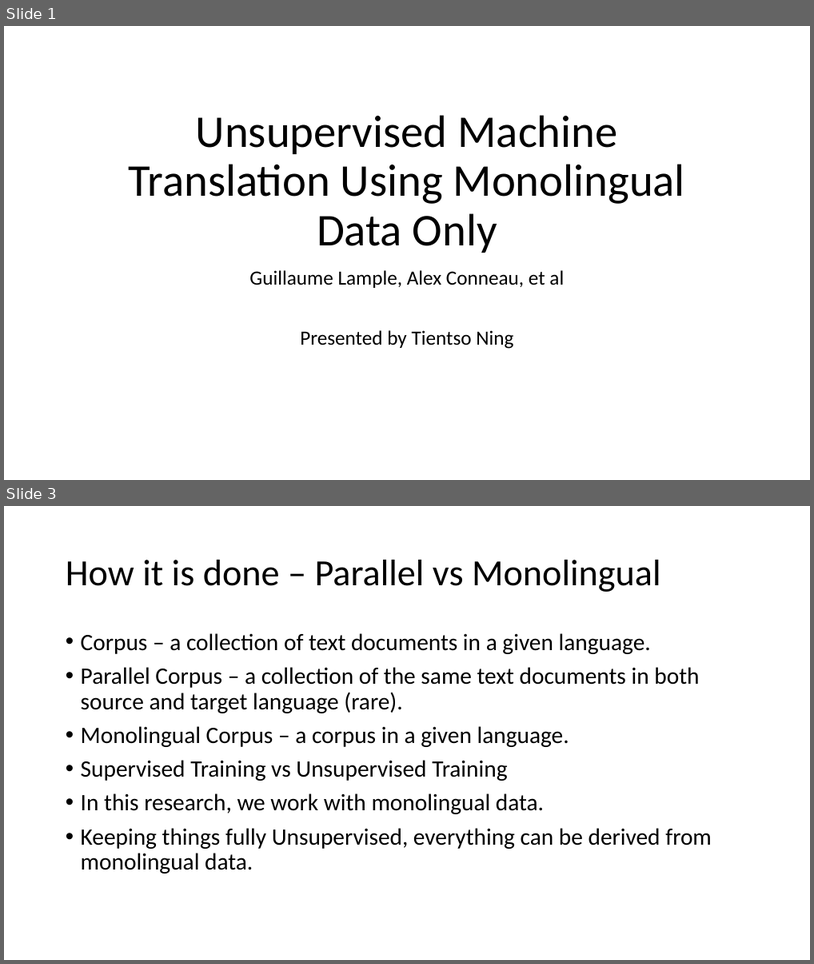
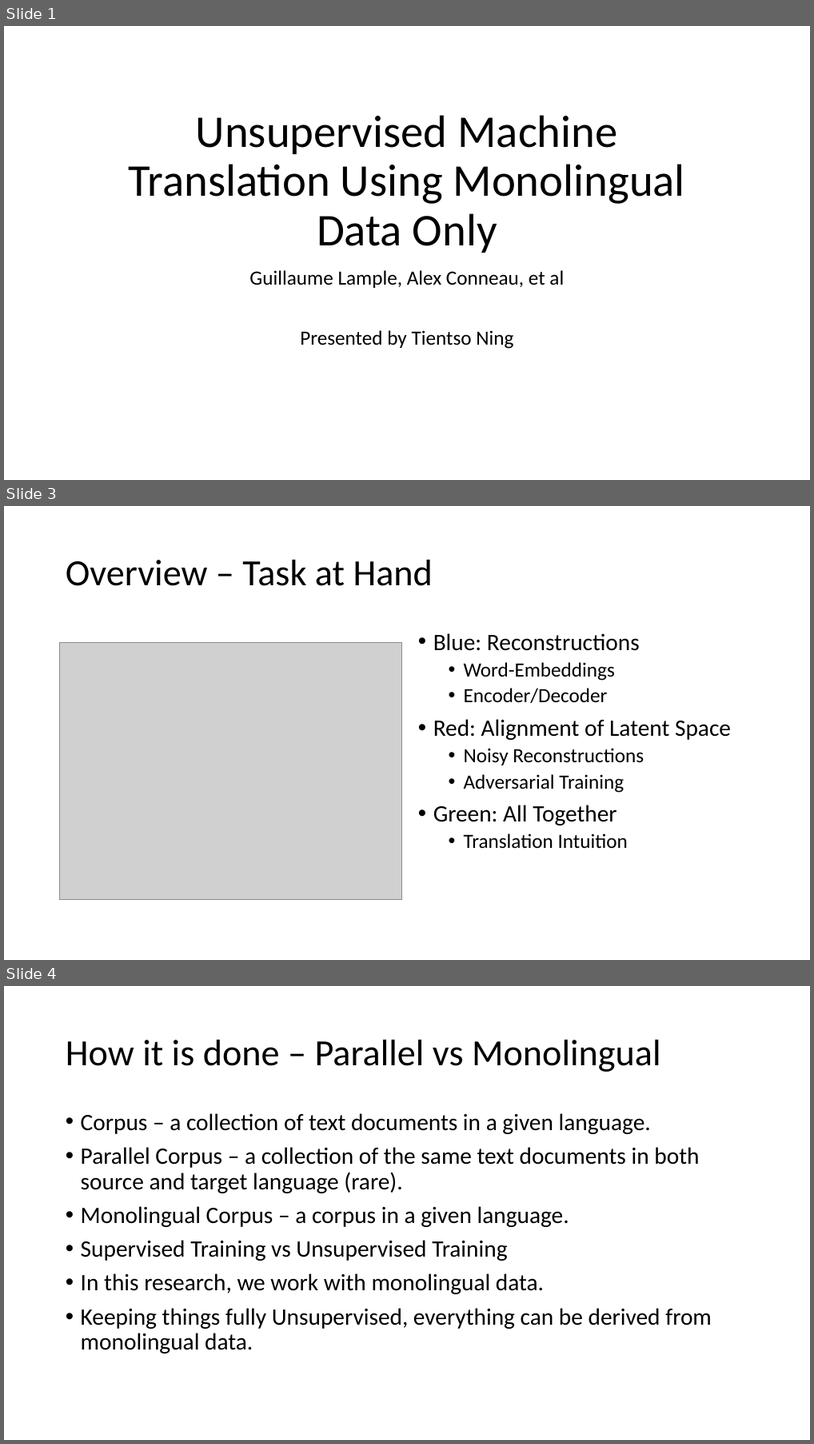
Before and after one commit to kensekense/unige, a slide deck: research_design/assignment1/Presentation_Ning_Tien-Tso.pptx. Shown one above the other, each under a label of ours: slides 1 and 3 before the commit, slides 1, 3 and 4 after it; the slides between them are not shown. The pictures are 814x964 and 814x1444 pixels, drawn with LibreOffice and Linux fonts; fonts in the diff are those of the drawing; grey boxes stand for pictures. Boxes give left, top, right and bottom in pixels: in the first picture for what was removed or moved away, otherwise in the second. Text is boxed around its words. In the diff, an @@ line names an element or a change of style, - is before the commit and + after.

```diff
--- a/research_design/assignment1/Presentation_Ning_Tien-Tso.pptx
+++ b/research_design/assignment1/Presentation_Ning_Tien-Tso.pptx
@@ slide 3 added at [4, 506, 810, 960], background #FFFFFF @@
@@ title added at [66, 560, 433, 586], 44 pt, text #000000 @@
+Overview – Task at Hand
@@ picture added at [60, 642, 402, 900] @@
@@ text added at [434, 633, 731, 848], 24 pt, text #000000 @@
+• Blue: Reconstructions
+  • Word-Embeddings
+  • Encoder/Decoder
+• Red: Alignment of Latent Space
+  • Noisy Reconstructions
+  • Adversarial Training
+• Green: All Together
+  • Translation Intuition
@@ what was slide 3 is now slide 4 @@
```
Also in this commit, not shown: 10 slides changed, 4 other slides added, 2 slides removed, 1 other file.
